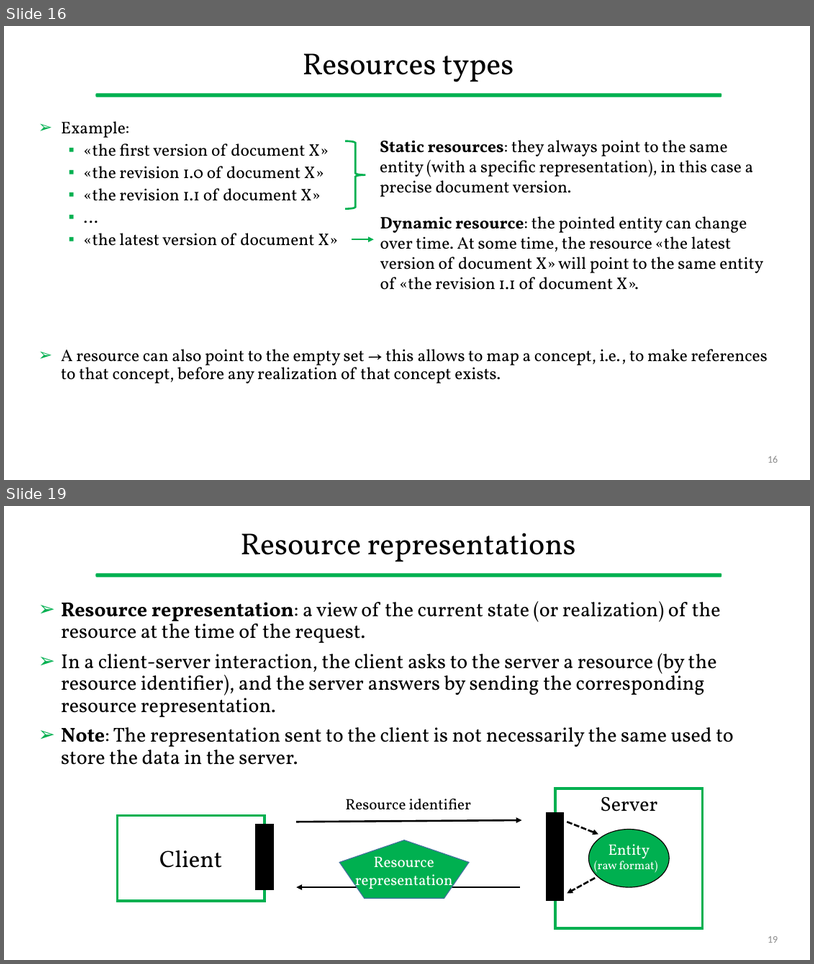
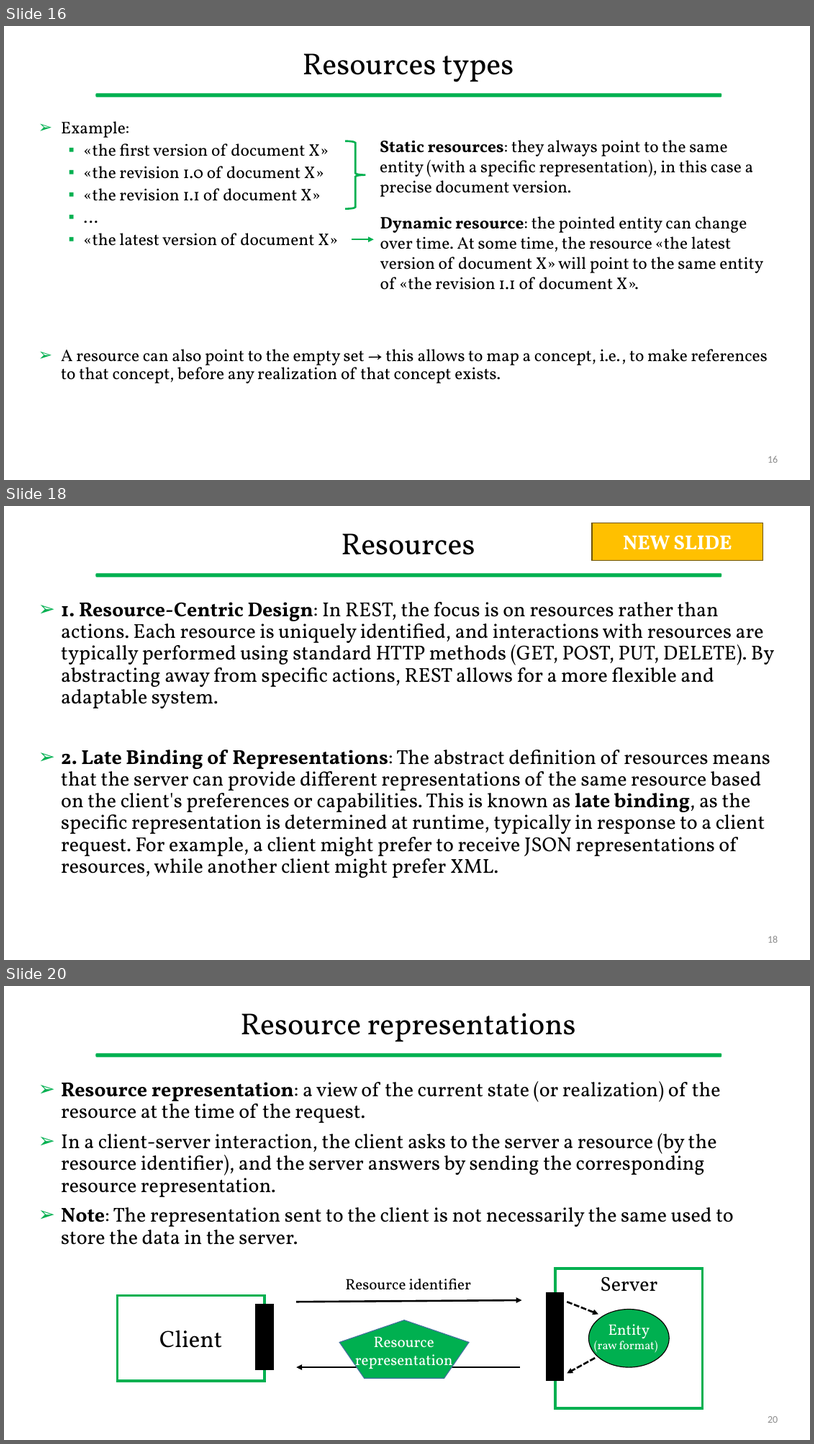
Before and after one commit to gcappon/bwthw, a slide deck: theory_06-representational-state-transfer/theory_06-representational-state-transfer.pptx. Shown one above the other, each under a label of ours: slides 16 and 19 before the commit, slides 16, 18 and 20 after it; the slides between them are not shown. The pictures are 814x964 and 814x1444 pixels, drawn with LibreOffice and Linux fonts; fonts in the diff are those of the drawing. Boxes give left, top, right and bottom in pixels: in the first picture for what was removed or moved away, otherwise in the second. Text is boxed around its words. In the diff, an @@ line names an element or a change of style, - is before the commit and + after.

Commit message:
[master] updated lesson 6 and 7 with clarification and example

```diff
--- a/theory_06-representational-state-transfer/theory_06-representational-state-transfer.pptx
+++ b/theory_06-representational-state-transfer/theory_06-representational-state-transfer.pptx
@@ slide 18 added at bbox=[4, 506, 810, 960], background #FFFFFF; not listed: 1 template element that a slide beside it also shows @@
@@ rectangle added at bbox=[593, 523, 764, 560], fill #FFC000, outline #705400 1 pt, 24 pt, text #FFFFFF, bold @@
+NEW SLIDE
@@ title added at bbox=[341, 533, 475, 555], 36 pt, text #000000 @@
+Resources
@@ text added at bbox=[61, 602, 775, 878], 24 pt, text #000000 @@
+➢ 1. Resource-Centric Design: In REST, the focus is on resources rather than actions. Each resource is uniquely identified, and interactions with resources are typically performed using standard HTTP methods (GET, POST, PUT, DELETE). By abstracting away from specific actions, REST allows for a more flexible and adaptable system.
+➢ 2. Late Binding of Representations: The abstract definition of resources means that the server can provide different representations of the same resource based on the client's preferences or capabilities. This is known as late binding, as the specific representation is determined at runtime, typically in response to a client request. For example, a client might prefer to receive JSON representations of resources, while another client might prefer XML.
@@ page number added at bbox=[768, 935, 778, 942], 12 pt, text #8C8C8C @@
+18
@@ what was slide 19 is now slide 20 @@
@@ page number at bbox=[768, 1416, 778, 1422]: text changed @@
-19
+20
```
Also in this commit, not shown: 1 slide changed, 1 other slide added, 1 slide removed, 6 other files.
